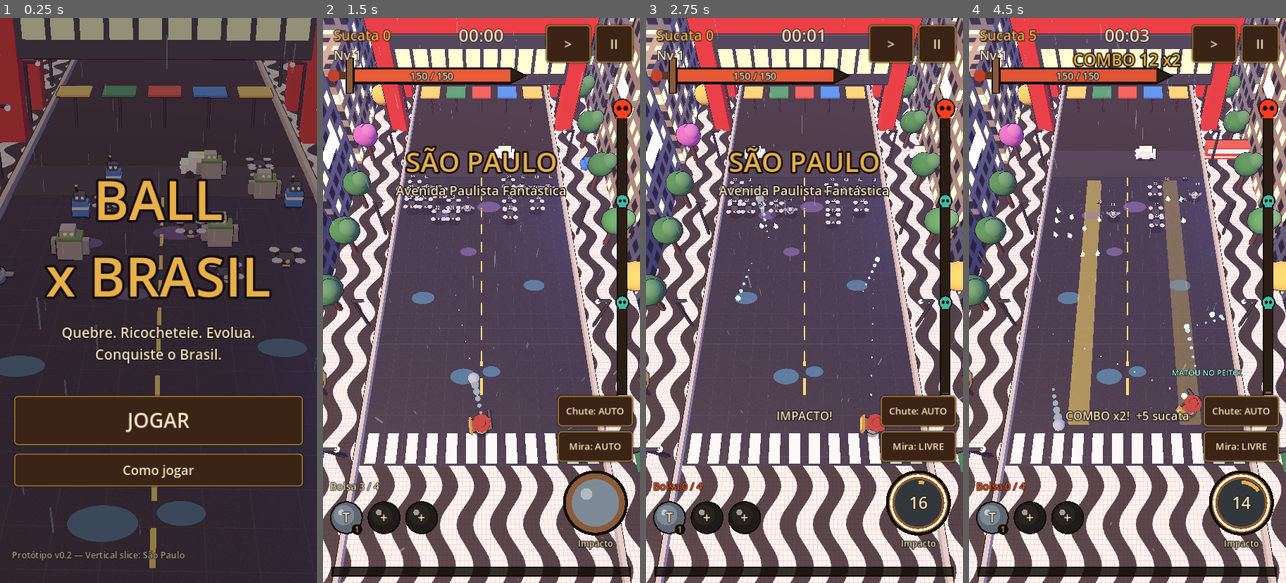
Above: before the commit, frames 1-4 (left to right).
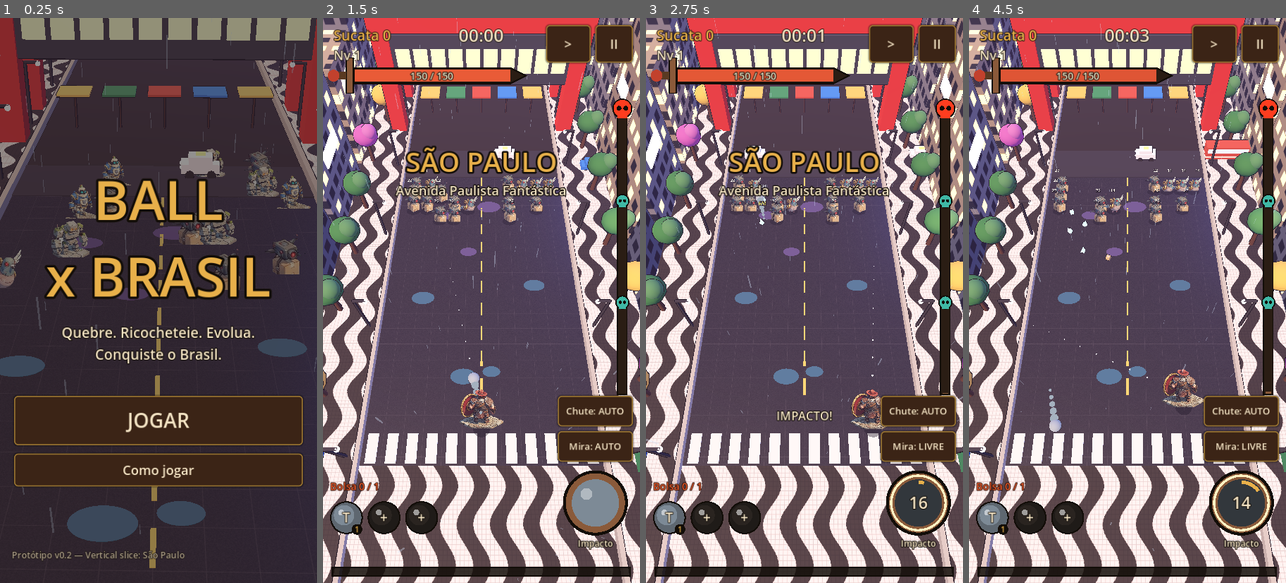
Above: after the commit, the same moments.

Repository: Victormartinsilva/brasilxball
Game: Godot game, scene res://scenes/main.tscn
Same seed, same stepped clock (60 frames per second), same inputs: the game is played once before the commit and once after it.
Inputs (mouse positions are in pixels of both pictures, inside the frame that each line leads up to):
- Up to frame 1 (0.25 s): no input
- Up to frame 2 (1.5 s): click "JOGAR" at 0.5 s; click "INICIAR RUN" at 1.25 s
- Up to frame 3 (2.75 s): tap Enter at 2 s; move the mouse to (874, 272) at 2.02 s; hold D (move_right) from 2.03 s (still down); hold Space (ability) from 2.03 s (still down); click (874, 272) at 2.17 s
- Up to frame 4 (4.5 s): release D (move_right) at 2.75 s; release Space (ability) at 2.75 s; drag from (1064, 328) to (1111, 413) at 2.77 s; move the mouse to (1159, 176) at 3.52 s; hold D (move_right) 3.53-4.25 s; hold Right mouse button (ability_mouse) 3.53-4.25 s; click (1159, 176) at 3.67 s; tap Space (ability) at 3.8 s; drag from (1111, 413) to (1032, 215) at 4.27 s

The runs differ from the first frame. In frame 1, 3.4% of the frame differs, in the area x 0-98%, y 23-49%; in frame 2, 1.9%; in frame 3, 1.8%; in frame 4, 7.5%, in the area x 15-86%, y 2-84%.

Commit message:
feat: Guardião oficial, artes conceituais no jogo e regras das tropas
Arte:
- assets/conceitos/ com as artes-fonte e índice (Guardião, Caçadora, Alquimista,
  Robô Zona Azul, Pombo, Fusca, Golem, Drone; Arranha-Céu pendente)
- tools/recortar_arte.py: remove fundo, sombra e legendas das artes geradas
- Sprites "miniatura" na arena (Guardião de costas) e retratos no Acampamento
- Ficha de design do Guardião (docs/personagens/GUARDIAO.md)

Bolas:
- A bola nunca se perde: ao tocar o fundo rola de volta até o jogador
- Começa com UMA bola; +1 Bolinha de Gude por nível (o arsenal só cresce)
- Área de movimento maior (frente, trás e lados)

Tropas:
- Avançam pela grade, uma casa por vez
- No fim do mapa pulam no jogador e explodem
- Encostar ~3,5s numa peça faz ela se auto-explodir (olho gordo enchendo)

Co-Authored-By: Claude Opus 5.5 <noreply@anthropic.com>
Claude-Session: https://claude.ai/code/session_01VLz3vit7aSuSZtpei9Mk7G

Diff:
--- a/data/characters.json
+++ b/data/characters.json
@@ -24,14 +24,21 @@
     },
     "cor": "#7d8a96",
     "cor2": "#8a5a3a",
-    "torcida": 3
+    "torcida": 3,
+    "arte": {
+      "jogo": "res://assets/personagens/guardiao/costas.png",
+      "retrato": "res://assets/personagens/guardiao/frente.png",
+      "skins": {
+        "dourado": "res://assets/personagens/guardiao/dourado.png"
+      }
+    }
   },
   {
     "id": "cacadora",
     "nome": "Caçadora",
     "arquetipo": "Velocidade + crítico + combo",
     "estilo": "Muitas bolas. Alta velocidade. Alto risco.",
-    "vida": 85,
+    "vida": 110,
     "velocidade": 8.5,
     "dano": 0.95,
     "cadencia": 1.2,
@@ -51,7 +58,11 @@
     },
     "cor": "#2f7a4a",
     "cor2": "#c2412d",
-    "torcida": 6
+    "torcida": 6,
+    "arte": {
+      "jogo": "res://assets/personagens/cacadora/frente.png",
+      "retrato": "res://assets/personagens/cacadora/frente.png"
+    }
   },
   {
     "id": "alquimista",
@@ -78,6 +89,10 @@
     },
     "cor": "#3fb8a5",
     "cor2": "#e8b04a",
-    "torcida": 4
+    "torcida": 4,
+    "arte": {
+      "jogo": "res://assets/personagens/alquimista/frente.png",
+      "retrato": "res://assets/personagens/alquimista/frente.png"
+    }
   }
 ]
--- a/data/enemies.json
+++ b/data/enemies.json
@@ -3,40 +3,83 @@
     "id": "pombo",
     "nome": "Pombo Mecânico",
     "descricao": "Praga clássica da Paulista, agora com engrenagens. Fraco, mas vem em bando.",
-    "hp": 14, "largura": 1, "xp": 1, "dano": 4,
-    "comportamento": "basico", "modelo": "pombo", "cor": "#8a93a6",
-    "tags": ["voador"]
+    "hp": 14,
+    "largura": 1,
+    "xp": 1,
+    "dano": 4,
+    "comportamento": "basico",
+    "modelo": "pombo",
+    "cor": "#8a93a6",
+    "tags": [
+      "voador"
+    ],
+    "arte": "res://assets/inimigos/pombo/frente.png"
   },
   {
     "id": "drone",
     "nome": "Drone de Entrega",
     "descricao": "Atira pacotes explosivos no jogador de tempos em tempos.",
-    "hp": 22, "largura": 1, "xp": 1, "dano": 6,
-    "comportamento": "atirador", "modelo": "drone", "cor": "#2f3640",
-    "tags": ["voador", "tecnologia"]
+    "hp": 22,
+    "largura": 1,
+    "xp": 1,
+    "dano": 6,
+    "comportamento": "atirador",
+    "modelo": "drone",
+    "cor": "#2f3640",
+    "tags": [
+      "voador",
+      "tecnologia"
+    ],
+    "arte": "res://assets/inimigos/drone/frente.png"
   },
   {
     "id": "robo",
     "nome": "Robô Zona Azul",
     "descricao": "Fiscal de estacionamento corrompido. O primeiro golpe é absorvido pela blindagem.",
-    "hp": 40, "largura": 1, "xp": 2, "dano": 8,
-    "comportamento": "blindado", "modelo": "robo", "cor": "#2e6fd8",
-    "tags": ["tecnologia", "blindado"]
+    "hp": 40,
+    "largura": 1,
+    "xp": 2,
+    "dano": 8,
+    "comportamento": "blindado",
+    "modelo": "robo",
+    "cor": "#2e6fd8",
+    "tags": [
+      "tecnologia",
+      "blindado"
+    ],
+    "arte": "res://assets/inimigos/robo/frente.png"
   },
   {
     "id": "fusca",
     "nome": "Fusca Corrompido",
     "descricao": "Ocupa duas faixas. Explode ao ser destruído, ferindo os vizinhos.",
-    "hp": 85, "largura": 2, "xp": 4, "dano": 14,
-    "comportamento": "explosivo", "modelo": "fusca", "cor": "#7a3cc9",
-    "tags": ["veiculo"]
+    "hp": 85,
+    "largura": 2,
+    "xp": 4,
+    "dano": 14,
+    "comportamento": "explosivo",
+    "modelo": "fusca",
+    "cor": "#7a3cc9",
+    "tags": [
+      "veiculo"
+    ],
+    "arte": "res://assets/inimigos/fusca/frente.png"
   },
   {
     "id": "concreto",
     "nome": "Golem de Concreto",
     "descricao": "Resiste a bolas leves. Bolas PESADAS causam dano extra.",
-    "hp": 130, "largura": 1, "xp": 5, "dano": 18,
-    "comportamento": "concreto", "modelo": "concreto", "cor": "#8f8f86",
-    "tags": ["concreto", "pesado"]
+    "hp": 130,
+    "largura": 1,
+    "xp": 5,
+    "dano": 18,
+    "comportamento": "concreto",
+    "modelo": "concreto",
+    "cor": "#8f8f86",
+    "tags": [
+      "concreto",
+      "pesado"
+    ],
+    "arte": "res://assets/inimigos/concreto/frente.png"
   }
 ]
--- a/data/regions.json
+++ b/data/regions.json
@@ -19,7 +19,7 @@
       {"t": 230, "pool": {"pombo": 1, "drone": 3, "robo": 3, "fusca": 2, "concreto": 3}}
     ],
     "transito": {"inicio": 60, "intervalo": [9, 5], "faixa_y": 5.5},
-    "chefe": {"id": "arranha_ceu", "nome": "O Arranha-Céu", "hp": 18000,
+    "chefe": {"id": "arranha_ceu", "nome": "O Arranha-Céu", "hp": 13000,
       "fala": "Você realmente achou que isso aqui era visita turística?"},
     "mapa": {"x": 0.62, "y": 0.70}
   },
--- a/scripts/run/ball.gd
+++ b/scripts/run/ball.gd
@@ -27,6 +27,7 @@
 var lifetime := 25.0          # segurança: se ficar presa, volta sozinha
 var bag_id := ""             # "" = bola temporária (clone, rajada…); senão volta para a bolsa
 var suspiro_done := false
+var rolling := false         # chegou ao fundo: rola de volta até o jogador (nunca se perde)
 var last_hit_id := 0
 var last_hit_time := -1.0
 var hit_ids: Dictionary = {}  # para bolas que atravessam (fantasma/bumerangue de volta)
--- a/scripts/run/enemy.gd
+++ b/scripts/run/enemy.gd
@@ -37,6 +37,14 @@
 var shoot_timer := 0.0
 var melee_timer := 0.0       # preparo do ataque corpo a corpo (olho gordo)
 var melee_cd := 0.0
+var contact_time := 0.0      # tempo com o jogador encostado (auto-explode em ~3,5s)
+var hop_from := 0.0          # avanço em casas: pula de hop_from para hop_to
+var hop_to := 0.0
+var hop_t := 1.0
+var skip_step := false       # lento (gelo/Saci): anda uma casa sim, outra não
+var leaping := false         # chegou ao fim: pula no jogador e explode
+var leap_from := Vector2.ZERO
+var leap_t := 0.0
 var _eye: Node3D
 var _label: Label3D
 var _model: Node3D
@@ -72,7 +80,10 @@
 	var color := Color(data["cor"])
 	if is_elite:
 		color = color.lerp(Color("#ffb02e"), 0.45)
-	_model = Models.build_enemy(data["modelo"], color, int(data.get("largura", 1)))
+	_model = Models.enemy_visual(data, color, int(data.get("largura", 1)))
+	var art := _model.get_node_or_null("Arte") as Sprite3D
+	if art and is_elite:
+		art.modulate = Color(1.25, 1.05, 0.55)  # elite: banho de ouro
 	add_child(_model)
 	if is_elite:
 		_model.scale = Vector3.ONE * 1.12
@@ -116,7 +127,7 @@
 	_label.outline_size = 14
 	_label.modulate = Color("#fff3d6")
 	_label.outline_modulate = Color("#120d08")
-	_label.position = Vector3(0, 1.45, 0)
+	_label.position = Vector3(0, 2.0, 0)
 	_label.render_priority = 5
 	_label.outline_render_priority = 4
 	add_child(_label)
@@ -131,7 +142,7 @@
 
 
 ## Aviso de ataque corpo a corpo: o "olho gordo" 👁 sobre o inimigo.
-func show_eye(on: bool) -> void:
+func show_eye(on: bool, fill := 0.0) -> void:
 	if on and _eye == null:
 		_eye = Node3D.new()
 		_eye.position = Vector3(0, 1.85, 0)
@@ -143,7 +154,9 @@
 	if _eye:
 		_eye.visible = on
 		if on:
-			_eye.scale = Vector3.ONE * (1.0 + sin(Time.get_ticks_msec() / 60.0) * 0.12)
+			# Quanto mais perto de explodir, maior e mais rápido o olho pulsa.
+			var pulse := sin(Time.get_ticks_msec() / lerpf(120.0, 35.0, fill)) * 0.15
+			_eye.scale = Vector3.ONE * (0.7 + fill * 0.7 + pulse)
 
 
 func punch() -> void:
@@ -153,6 +166,10 @@
 func animate(delta: float) -> void:
 	_anim += delta
 	_punch = maxf(0.0, _punch - delta * 7.0)
+	if hop_t < 1.0:
+		hop_t = minf(1.0, hop_t + delta / 0.3)
+		pos.y = lerpf(hop_from, hop_to, ease(hop_t, 0.6))
+		position.y = sin(hop_t * PI) * 0.35
 	var s := 1.0 + _punch * 0.18
 	_model.scale = Vector3(s, 1.0 / s, s) * (1.12 if is_elite else 1.0)
 	if frozen_time > 0.0:
--- a/scripts/run/player.gd
+++ b/scripts/run/player.gd
@@ -3,7 +3,7 @@
 ## O personagem na base da arena. Move só no eixo X (2D), mira com o mouse ou automaticamente.
 
 const Y := 0.35
-const Y_MAX := 3.2          # faixa de defesa: o personagem anda em X e Y
+const Y_MAX := 4.5          # faixa de defesa: o personagem anda em X e Y (frente, trás, lados)
 const LIMIT := 5.55
 
 var char_data: Dictionary
@@ -25,7 +25,7 @@
 func setup(character: Dictionary) -> void:
 	char_data = character
 	move_speed = float(character["velocidade"])
-	_model = Models.build_character(character["id"])
+	_model = Models.character_visual(character)
 	add_child(_model)
 	var shadow := MeshInstance3D.new()
 	var cm := CylinderMesh.new()
--- a/scripts/run/run.gd
+++ b/scripts/run/run.gd
@@ -73,6 +73,7 @@
 var reactions_count := 0
 var descobertas: Array = []
 var damage_log: Dictionary = {}   # métricas de balanceamento
+var damage_taken: Dictionary = {}
 var boss_time := 0.0
 var _tiers_paid: Array = []
 var auto_aim := true
@@ -91,6 +92,7 @@
 var _rajada_timer := 0.0
 var _gem_mesh: Mesh
 var _acai_hits := 0
+var leapers: Array = []      # tropas que chegaram ao fim e estão pulando no jogador
 
 # Bolsa: as bolas são LIMITADAS. Só voltam quando descem até a linha de baixo ou são pegas no peito.
 var bag: Array = []
@@ -98,6 +100,7 @@
 var kick_timer := 0.0
 var catches := 0
 var rerolls_paid := 0
+var babies := 0              # Bolinhas de Gude ganhas (1 por nível): o arsenal só cresce
 
 
 func setup(char_id: String, region_id: String) -> void:
@@ -182,6 +185,7 @@
 	_fire(delta)
 	_update_balls(delta)
 	_update_enemies(delta)
+	_update_leapers(delta)
 	_update_projectiles(delta)
 	_update_shards(delta)
 	_update_gems(delta)
@@ -358,14 +362,42 @@
 
 
 func _update_spawning(delta: float) -> void:
-	if boss_spawned:
-		return
 	_row_progress += _descend_speed() * delta
 	if _row_progress >= 1.0:
 		_row_progress -= 1.0
-		_spawn_row(SPAWN_Y, difficulty())
-	if time >= float(region["tempo_chefe"]):
+		_advance_step()  # as tropas continuam andando durante o chefe
+		if not boss_spawned:
+			_spawn_row(SPAWN_Y, difficulty())
+	if not boss_spawned and time >= float(region["tempo_chefe"]):
 		_start_boss()
+
+
+## As tropas andam pela GRADE: todas pulam uma casa para frente ao mesmo tempo.
+## Quem estiver bloqueado (inimigo parado na casa da frente) espera; lentos andam um passo sim, outro não.
+func _advance_step() -> void:
+	var order: Array = enemies.filter(func(x): return not x.dead and not x.is_boss)
+	order.sort_custom(func(a, b): return a.pos.y < b.pos.y)
+	for e: Enemy in order:
+		if e.frozen_time > 0.0 or e.gravity_slow > 0.5:
+			continue
+		if e.chill_time > 0.0 or e.slow_time > 0.0:
+			e.skip_step = not e.skip_step
+			if e.skip_step:
+				continue
+		var target := e.hop_to - 1.0 if e.hop_t < 1.0 else e.pos.y - 1.0
+		var blocked := false
+		for o: Enemy in order:
+			if o == e or o.dead:
+				continue
+			var oy := o.hop_to if o.hop_t < 1.0 else o.pos.y
+			if absf(o.pos.x - e.pos.x) < o.half.x + e.half.x - 0.05 and absf(oy - target) < 0.5:
+				blocked = true
+				break
+		if blocked:
+			continue
+		e.hop_from = e.pos.y
+		e.hop_to = target
+		e.hop_t = 0.0
 
 
 func _spawn_row(y: float, d: float, pool_override: Dictionary = {}) -> void:
@@ -437,7 +469,7 @@
 		var s := build.ball_stats("pedra", 1)
 		s["nome"] = "Bolinha de Gude"
 		s["tamanho"] *= 0.72
-		s["dano"] *= 0.55
+		s["dano"] *= 0.4 + 0.04 * float(character.get("torcida", 4))  # Torcida fortalece as bolinhas
 		s["cor"] = Color("#9fd8ff")
 		return s
 	var i := build.slot_index(id)
@@ -446,7 +478,7 @@
 
 ## Reconcilia a bolsa com a build: novas bolas entram, bolas fundidas saem.
 func _sync_bag() -> void:
-	var desired := {BABY_ID: int(character.get("torcida", 4))}
+	var desired := {BABY_ID: babies}
 	for s in build.slots:
 		desired[s["id"]] = int(build.ball_stats(s["id"], s["level"])["quantidade"])
 	var owned := {}
@@ -518,6 +550,15 @@
 func _step_ball(b: Ball, delta: float, smult: float) -> void:
 	b.age += delta
 	b.spawn_cd -= delta
+	if b.rolling:
+		var home := player.pos + Vector2(0, -0.1)
+		var to_home := home - b.pos
+		var step := 12.0 * delta
+		if to_home.length() <= maxf(step, 0.45):
+			_ball_returned(b)
+		else:
+			b.pos += to_home.normalized() * step
+		return
 	if b.attached != null:
 		_update_parasite(b, delta)
 		return
@@ -581,7 +622,7 @@
 			b.hit_ids.clear()
 			_start_return(b, false)
 	if b.pos.y < -0.4:
-		_ball_returned(b)
+		_ball_hit_ground(b)
 
 
 func _on_bounce(b: Ball) -> void:
@@ -613,6 +654,18 @@
 	b.dead = true
 	if b.bag_id != "":
 		bag.append(b.bag_id)
+
+
+## A bola tocou o fundo: as da bolsa nunca se perdem — rolam pelo chão de volta até o jogador.
+func _ball_hit_ground(b: Ball) -> void:
+	if b.rolling:
+		return
+	if b.bag_id == "":
+		b.dead = true  # temporárias (clones, rajada, pipoca) somem
+	else:
+		b.rolling = true
+		b.returning = true
+		b.pos.y = -0.35
 	if character["id"] == "guardiao" and ability_time > 0.0:
 		var dmg := 22.0 * build.damage_mult() * (1.0 + level * 0.06)
 		fx.column(b.pos.x, 0.5, TOP, Color("#e8b04a"))
@@ -1120,7 +1173,6 @@
 
 
 func _update_enemies(delta: float) -> void:
-	var speed := _descend_speed()
 	for e: Enemy in enemies:
 		if e.dead:
 			continue
@@ -1132,48 +1184,65 @@
 			boss.boss_update(delta)
 			boss.animate(delta)
 			continue
-		var new_y := e.pos.y - speed * e.move_factor() * delta
-		for o: Enemy in enemies:
-			if o == e or o.dead or o.is_boss or o.pos.y >= e.pos.y:
-				continue
-			if absf(o.pos.x - e.pos.x) < o.half.x + e.half.x - 0.05:
-				var limit := o.pos.y + o.half.y + e.half.y + 0.12
-				if new_y < limit:
-					new_y = minf(e.pos.y, limit)
-		e.pos.y = new_y
 		if e.behavior == "atirador" and e.frozen_time <= 0.0 and e.pos.y < 15.0:
 			e.shoot_timer -= delta
 			if e.shoot_timer <= 0.0:
 				e.shoot_timer = rng.randf_range(4.5, 7.5)
 				_enemy_shoot(e)
 		_update_melee(e, delta)
-		if e.pos.y - e.half.y <= ENEMY_LINE:
-			# Invasão: o inimigo atravessou a linha e entrou na vila.
-			hud.toast("Invadiram a vila!")
-			damage_player(e.contact_damage)
-			fx.explosion(e.pos, 1.0, Color("#ff3d1f"))
+		if e.dead:
+			continue
+		if e.hop_t >= 1.0 and e.pos.y - e.half.y <= ENEMY_LINE:
+			# Chegou ao fim do mapa: pula no jogador e explode.
 			e.dead = true
+			e.leaping = true
+			e.leap_from = e.pos
+			e.leap_t = 0.0
+			e.show_eye(false)
+			leapers.append(e)
 			continue
 		e.sync_visual()
 		e.animate(delta)
 		e.update_status_visual()
 
 
-## Ataque corpo a corpo: perto do personagem, o inimigo mostra o olho gordo 👁 e golpeia após 0,9s.
+const CONTACT_FUSE := 3.5   # segundos encostado numa peça até ela se auto-explodir em você
+
+## Contato: se o jogador fica encostado numa peça, ela mostra o olho gordo 👁 enchendo
+## e, depois de ~3,5s, se auto-explode sobre ele. Sair de perto esvazia o pavio.
 func _update_melee(e: Enemy, delta: float) -> void:
-	e.melee_cd = maxf(0.0, e.melee_cd - delta)
-	var near := absf(e.pos.x - player.pos.x) < e.half.x + 0.75 and (e.pos.y - e.half.y) - player.pos.y < 1.4
-	if e.melee_timer > 0.0:
-		e.melee_timer -= delta
-		e.show_eye(true)
-		if e.melee_timer <= 0.0:
-			e.show_eye(false)
-			e.melee_cd = 2.5
-			if near:
-				fx.ring(player.pos, 1.0, Color("#ff3d1f"))
-				damage_player(e.contact_damage * 0.6)
-	elif near and e.melee_cd <= 0.0 and e.frozen_time <= 0.0:
-		e.melee_timer = 0.9
+	var d := player.pos - e.pos
+	var touching := absf(d.x) < e.half.x + 0.55 and absf(d.y) < e.half.y + 0.6
+	if touching and e.frozen_time <= 0.0:
+		e.contact_time += delta
+	else:
+		e.contact_time = maxf(0.0, e.contact_time - delta * 1.5)
+	e.show_eye(e.contact_time > 0.15, e.contact_time / CONTACT_FUSE)
+	if e.contact_time >= CONTACT_FUSE:
+		e.dead = true
+		e.show_eye(false)
+		fx.explosion(e.pos, 1.3, Color("#ff3d1f"))
+		hud.toast("A peça explodiu em você!")
+		damage_player(e.contact_damage, "contato")
+
+
+## Pulo final: arco até a posição atual do jogador e explosão (dano garantido).
+func _update_leapers(delta: float) -> void:
+	var i := leapers.size() - 1
+	while i >= 0:
+		var e: Enemy = leapers[i]
+		e.leap_t += delta / 0.5
+		var t := minf(e.leap_t, 1.0)
+		var p := e.leap_from.lerp(player.pos, t)
+		e.position = Vector3(p.x, sin(t * PI) * 2.0, -p.y)
+		e.rotation.x = t * TAU * 0.5
+		if e.leap_t >= 1.0:
+			fx.explosion(player.pos, 1.2, Color("#ff3d1f"))
+			hud.toast("Invadiram a vila!")
+			damage_player(e.contact_damage, "invasao")
+			e.queue_free()
+			leapers.remove_at(i)
+		i -= 1
 
 
 func _tick_status(e: Enemy, delta: float) -> void:
@@ -1224,7 +1293,7 @@
 		node.rotation.y += delta * 5.0
 		var hit_player: bool = p["pos"].distance_to(player.pos) < 0.6
 		if hit_player:
-			damage_player(p["dmg"])
+			damage_player(p["dmg"], "projetil")
 			fx.explosion(p["pos"], 0.7, Color("#ff9f2e"))
 		# Bolas destroem pacotes no caminho.
 		var shot := false
@@ -1370,6 +1439,8 @@
 		level += 1
 		xp_next = _xp_needed(level)
 		pending_levelups += 1
+		babies += 1  # a cada nível chega mais uma Bolinha de Gude
+		_sync_bag()
 
 
 func _open_levelup() -> void:
@@ -1435,7 +1506,9 @@
 
 
 func boss_summon(y: float) -> void:
-	_spawn_row(clampf(y, 5.0, 14.0), 0.6, {"drone": 2, "pombo": 3})
+	# Alinha à grade de casas.
+	var row := SPAWN_Y - roundf(SPAWN_Y - clampf(y, 5.0, 14.0))
+	_spawn_row(row, 0.6, {"drone": 2, "pombo": 3})
 
 
 func boss_glass_rain(count: int) -> void:
@@ -1456,7 +1529,7 @@
 		if s["timer"] <= 0.0:
 			fx.explosion(s["pos"], 0.9, Color("#cfe6ff"))
 			if absf(player.pos.x - s["pos"].x) < 0.85:
-				damage_player(12.0)
+				damage_player(12.0, "vidraca")
 			w.queue_free()
 			shards.remove_at(i)
 		i -= 1
@@ -1475,9 +1548,10 @@
 
 # =================================================================== JOGADOR
 
-func damage_player(amount: float) -> void:
+func damage_player(amount: float, src := "outro") -> void:
 	if game_over:
 		return
+	damage_taken[src] = float(damage_taken.get(src, 0.0)) + amount
 	hp -= amount
 	player.hurt_flash = 1.0
 	hud.flash_damage()
@@ -1589,7 +1663,8 @@
 	while i >= 0:
 		var e: Enemy = enemies[i]
 		if e.dead and not e.is_boss:
-			e.queue_free()
+			if not e.leaping:
+				e.queue_free()
 			enemies.remove_at(i)
 		i -= 1
 
@@ -1620,6 +1695,7 @@
 		"reliquias": build.relics.duplicate(),
 		"descobertas": descobertas,
 		"dano": damage_log,
+		"dano_recebido": damage_taken,
 		"tempo_chefe": boss_time,
 	}
 	finished.emit(result)
--- a/scripts/ui/backdrop.gd
+++ b/scripts/ui/backdrop.gd
@@ -10,9 +10,8 @@
 	add_child(DioramaSaoPaulo.new())
 	var ids := ["guardiao", "cacadora", "alquimista"]
 	for i in ids.size():
-		var m := Models.build_character(ids[i])
+		var m := Models.character_visual(GameData.characters[ids[i]])
 		m.position = Vector3(-1.6 + i * 1.6, 0, 0.4)
-		m.rotation_degrees.y = 180.0
 		add_child(m)
 	# Alguns inimigos parados ao fundo, como uma "foto" da batalha.
 	var rng := RandomNumberGenerator.new()
@@ -21,7 +20,7 @@
 	for i in 14:
 		var id: String = models[rng.randi() % models.size()]
 		var data: Dictionary = GameData.enemies.get(id, GameData.enemies["pombo"])
-		var e := Models.build_enemy(data["modelo"], Color(data["cor"]), 1)
+		var e := Models.enemy_visual(data, Color(data["cor"]), int(data.get("largura", 1)))
 		e.position = Vector3(rng.randi_range(-5, 5), 0, -rng.randi_range(12, 22))
 		add_child(e)
 	_cam = Camera3D.new()
--- a/scripts/ui/base_screen.gd
+++ b/scripts/ui/base_screen.gd
@@ -121,7 +121,7 @@
 func _character_chip(c: Dictionary) -> Control:
 	var card := PanelContainer.new()
 	card.size_flags_horizontal = Control.SIZE_EXPAND_FILL
-	card.custom_minimum_size.y = 120
+	card.custom_minimum_size.y = 150
 	card.mouse_filter = Control.MOUSE_FILTER_STOP
 	card.gui_input.connect(func(ev: InputEvent):
 		if ev is InputEventMouseButton and not ev.pressed and ev.button_index == MOUSE_BUTTON_LEFT:
@@ -132,7 +132,7 @@
 	card.add_child(v)
 	var ic := CenterContainer.new()
 	ic.mouse_filter = Control.MOUSE_FILTER_IGNORE
-	ic.add_child(UIKit.icon(Color(c["cor"]), String(c["nome"]).substr(0, 1), 50.0))
+	ic.add_child(UIKit.portrait(c, 96.0))
 	v.add_child(ic)
 	var n := UIKit.label(c["nome"], 18, UIKit.CREAM, 5)
 	n.horizontal_alignment = HORIZONTAL_ALIGNMENT_CENTER
@@ -144,6 +144,9 @@
 	for ch in _char_detail.get_children():
 		ch.queue_free()
 	var ball: Dictionary = GameData.balls[c["bola_inicial"]]
+	var big := CenterContainer.new()
+	big.add_child(UIKit.portrait(c, 220.0))
+	_char_detail.add_child(big)
 	_char_detail.add_child(UIKit.wrap_label("%s — %s" % [c["nome"], c["arquetipo"]], 21, Color(c["cor"]).lightened(0.3)))
 	_char_detail.add_child(UIKit.wrap_label("Vida %d  •  Velocidade %.1f  •  Bola inicial: %s" % [int(c["vida"]), float(c["velocidade"]), ball["nome"]], 17))
 	_char_detail.add_child(UIKit.label("Passiva — " + String(c["passiva"]["nome"]), 19, UIKit.GOLD, 3))
--- a/scripts/ui/ui_kit.gd
+++ b/scripts/ui/ui_kit.gd
@@ -148,6 +148,20 @@
 	c.grow_vertical = Control.GROW_DIRECTION_BEGIN if anchor.y >= 1.0 else (Control.GROW_DIRECTION_BOTH if anchor.y > 0.0 else Control.GROW_DIRECTION_END)
 
 
+## Retrato de personagem a partir da arte (ou ícone circular se não houver arte).
+static func portrait(char_data: Dictionary, size: float) -> Control:
+	var path := String(char_data.get("arte", {}).get("retrato", ""))
+	if path != "" and ResourceLoader.exists(path):
+		var t := TextureRect.new()
+		t.texture = load(path)
+		t.expand_mode = TextureRect.EXPAND_IGNORE_SIZE
+		t.stretch_mode = TextureRect.STRETCH_KEEP_ASPECT_CENTERED
+		t.custom_minimum_size = Vector2(size, size)
+		t.mouse_filter = Control.MOUSE_FILTER_IGNORE
+		return t
+	return icon(Color(char_data["cor"]), String(char_data["nome"]).substr(0, 1), size)
+
+
 static func format_time(t: float) -> String:
 	var s := int(t)
 	return "%02d:%02d" % [s / 60, s % 60]
--- a/scripts/visual/models.gd
+++ b/scripts/visual/models.gd
@@ -128,6 +128,49 @@
 	if parent:
 		parent.add_child(mi)
 	return mi
+
+
+# ---------------------------------------------------------------- ARTE 2D (miniaturas)
+
+## Sprite "miniatura" a partir de uma arte recortada (tools/recortar_arte.py).
+## A arte já vem na vista 3/4 de cima, então fica de frente para a câmera (billboard).
+## `width` é a largura em unidades de jogo; a base de calçada fica centrada na origem.
+static func art_sprite(path: String, width: float) -> Sprite3D:
+	if path == "" or not ResourceLoader.exists(path):
+		return null
+	var tex: Texture2D = load(path)
+	var s := Sprite3D.new()
+	s.name = "Arte"
+	s.texture = tex
+	s.billboard = BaseMaterial3D.BILLBOARD_ENABLED
+	s.shaded = false
+	s.alpha_cut = SpriteBase3D.ALPHA_CUT_DISCARD
+	s.texture_filter = BaseMaterial3D.TEXTURE_FILTER_LINEAR_WITH_MIPMAPS
+	s.pixel_size = width / float(tex.get_width())
+	s.offset = Vector2(0, tex.get_height() * 0.5 - tex.get_height() * 0.14)
+	return s
+
+
+## Visual de inimigo: usa a arte se existir; senão o modelo procedural provisório.
+static func enemy_visual(data: Dictionary, color: Color, width: int) -> Node3D:
+	var spr := art_sprite(String(data.get("arte", "")), float(width) * 1.4)
+	if spr:
+		var root := Node3D.new()
+		root.add_child(spr)
+		return root
+	return build_enemy(data["modelo"], color, width)
+
+
+## Visual do personagem na arena (arte "jogo") ou modelo procedural.
+static func character_visual(char_data: Dictionary, width := 2.3) -> Node3D:
+	var arte: Dictionary = char_data.get("arte", {})
+	var spr := art_sprite(String(arte.get("jogo", "")), width)
+	if spr:
+		var root := Node3D.new()
+		root.name = "Modelo"
+		root.add_child(spr)
+		return root
+	return build_character(char_data["id"])
 
 
 # ---------------------------------------------------------------- PERSONAGENS
Not shown, added: assets/conceitos/.gdignore
Binary file added: assets/conceitos/fileira_personagens.jpg
Binary file added: assets/conceitos/folha_personagens_inimigos_3x3.jpg
Binary file added: assets/conceitos/fusca_corrompido.jpg
Binary file added: assets/conceitos/guardiao_costas.jpg
Binary file added: assets/conceitos/guardiao_frente.jpg
Binary file added: assets/inimigos/concreto/frente.png
Binary file added: assets/inimigos/drone/frente.png
Binary file added: assets/inimigos/fusca/frente.png
Binary file added: assets/inimigos/pombo/frente.png
Binary file added: assets/inimigos/robo/frente.png
Binary file added: assets/personagens/alquimista/frente.png
(and 10 more such lines)
